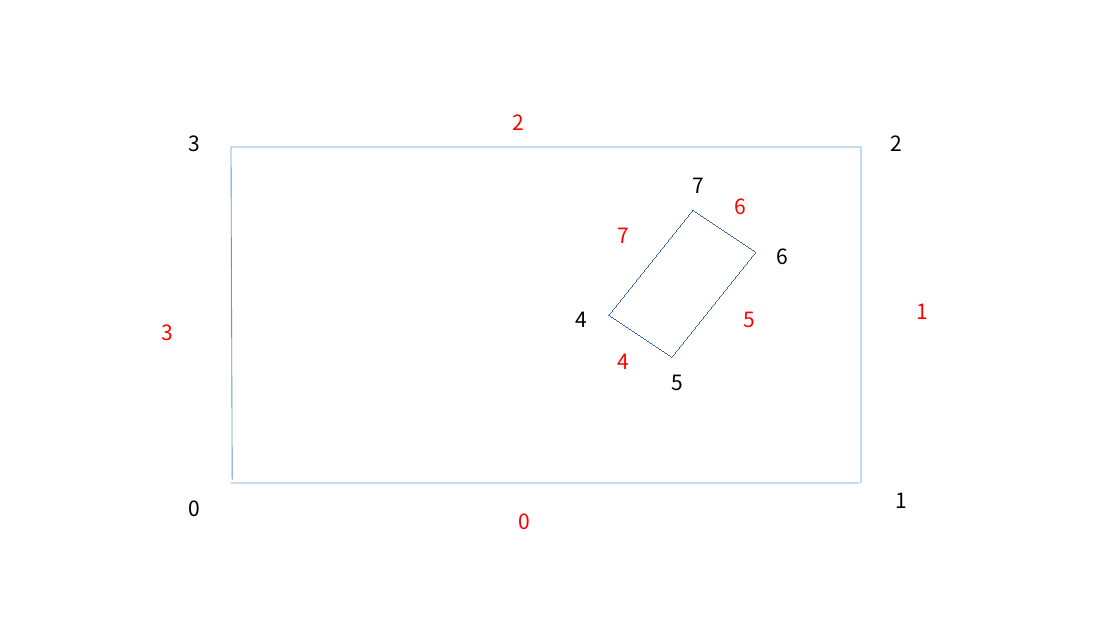
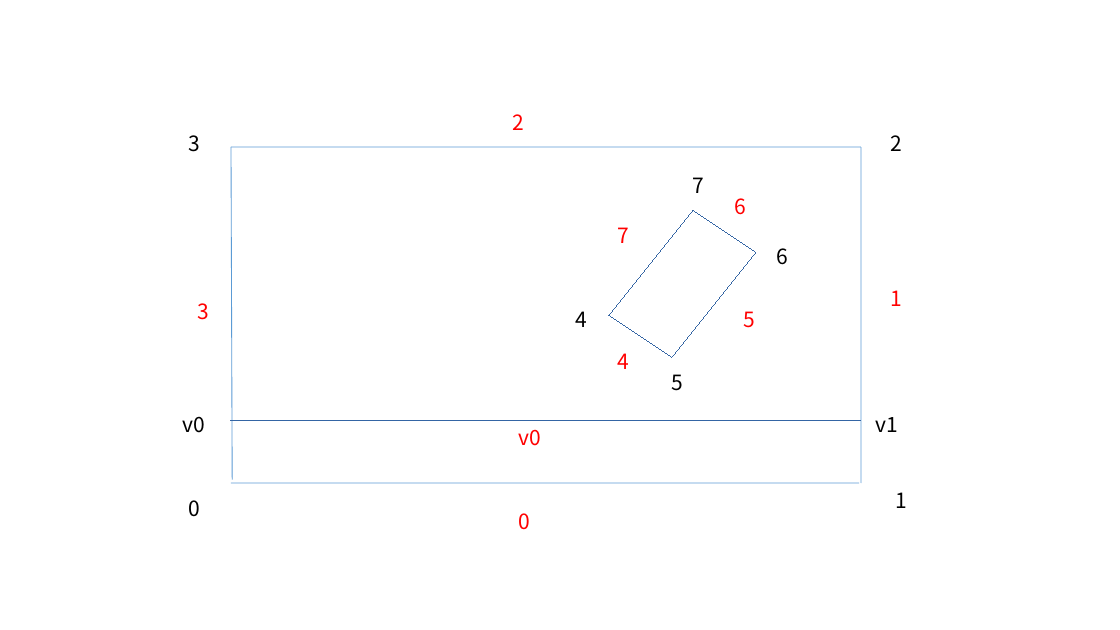
Before and after one commit to gaoak/Mesh2D, a slide deck: slide 1 of meshdivision.pptx. Drawn at 1120x630 pixels with LibreOffice and Linux fonts; fonts in the diff are those of the drawing. Boxes give left, top, right and bottom in pixels: in the first picture for what was removed or moved away, otherwise in the second. Text is boxed around its words. In the diff, an @@ line names an element or a change of style, - is before the commit and + after.

```diff
--- a/meshdivision.pptx
+++ b/meshdivision.pptx
@@ text "3": place and size @@
-text "3" at [162, 324, 174, 341]
+text "3" at [197, 303, 209, 320]
@@ text "1": place and size @@
-text "1" at [917, 303, 929, 319]
+text "1" at [890, 290, 902, 306]
@@ text added at [182, 416, 205, 433], 18 pt, text #000000 @@
+v0
@@ text added at [875, 417, 898, 432], 18 pt, text #000000 @@
+v1
@@ line added from (231, 420) to (861, 420), #3465A4 0 pt @@
@@ text added at [518, 429, 541, 446], 18 pt, text #FF0000 @@
+v0
```
Also in this commit, not shown: 1 other file.
